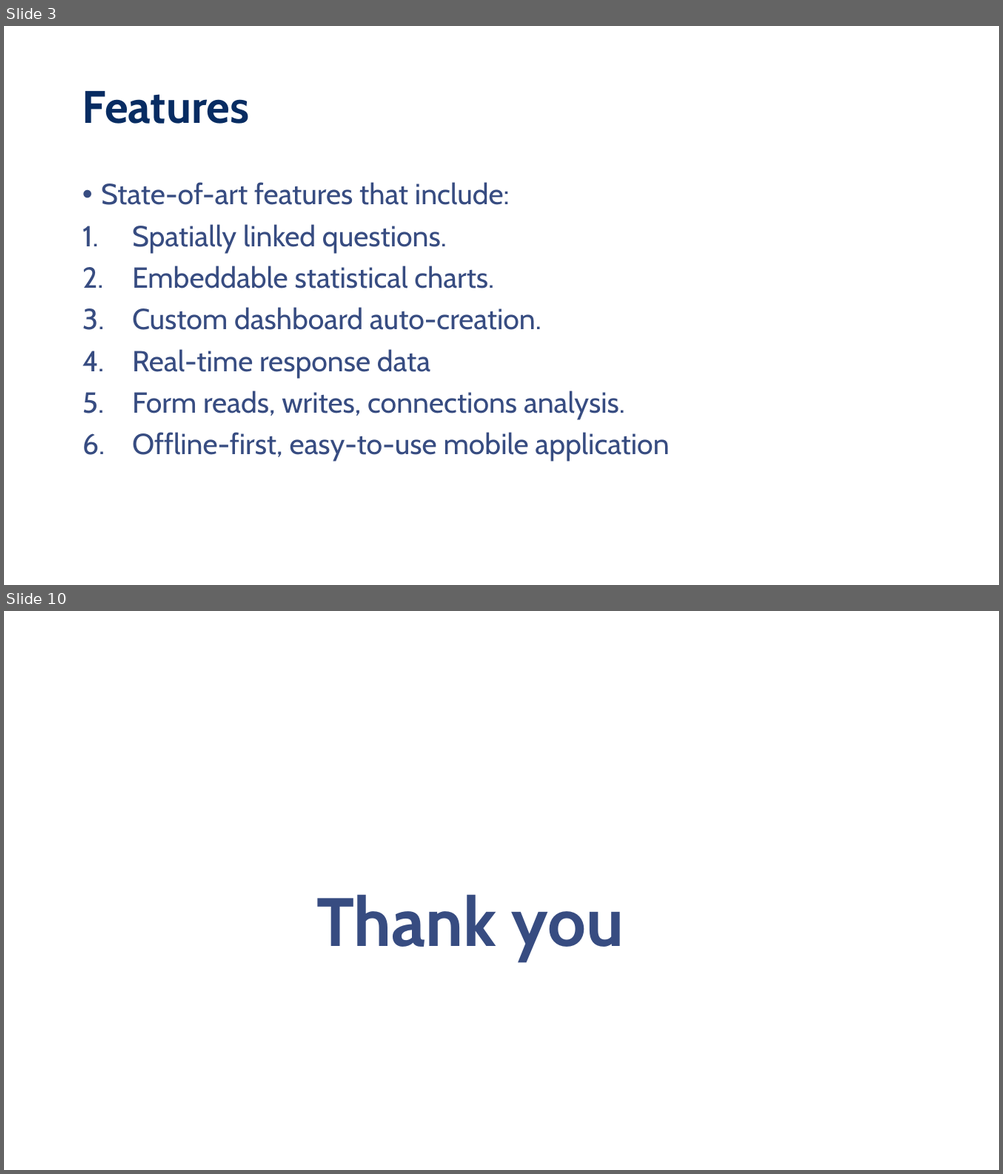
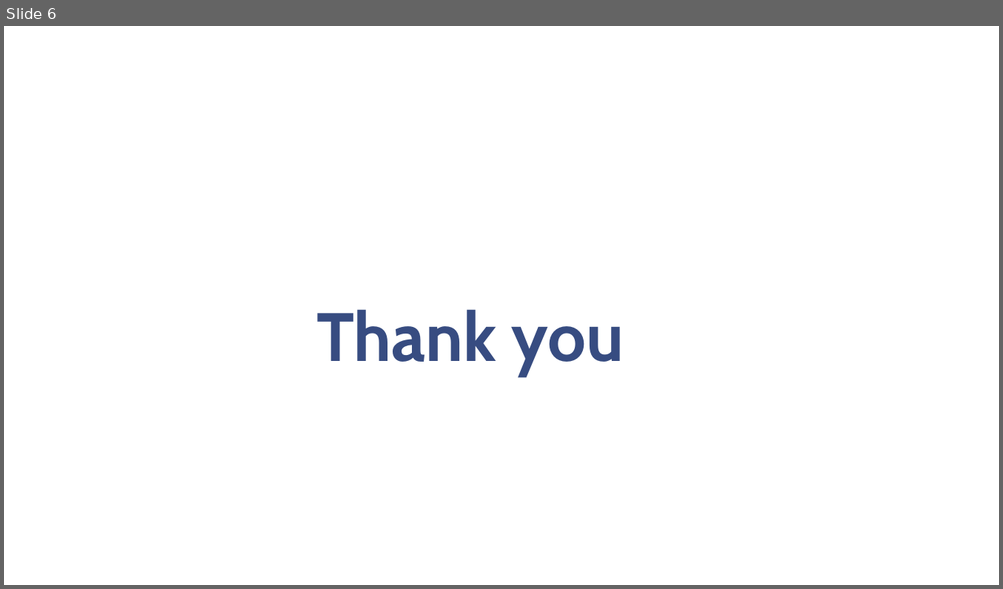
Before and after one commit to kitavidavis/collect-v2, a slide deck: src/assets/Geopsy template.pptx. Shown one above the other, each under a label of ours: slides 3 and 10 before the commit, slide 6 after it; the slides between them are not shown. The pictures are 1003x1174 and 1003x589 pixels, drawn with LibreOffice and Linux fonts; fonts in the diff are those of the drawing; background and template pictures are left out. Boxes give left, top, right and bottom in pixels: in the first picture for what was removed or moved away, otherwise in the second. Text is boxed around its words. In the diff, an @@ line names an element or a change of style, - is before the commit and + after.

```diff
--- a/src/assets/Geopsy template.pptx
+++ b/src/assets/Geopsy template.pptx
@@ slide 3 removed at bbox=[4, 26, 999, 585], background #FFFFFF @@
@@ title removed at bbox=[82, 91, 250, 124] @@
-Features
@@ text removed at bbox=[101, 182, 669, 462] @@
-• State-of-art features that include:
-1. Spatially linked questions.
-2. Embeddable statistical charts.
-3. Custom dashboard auto-creation.
-4. Real-time response data
-5. Form reads, writes, connections analysis.
-6. Offline-first, easy-to-use mobile application
@@ what was slide 10 is now slide 6 @@
```
Also in this commit, not shown: 2 slides changed, 3 slides added, 6 other slides removed, 2 other files.
